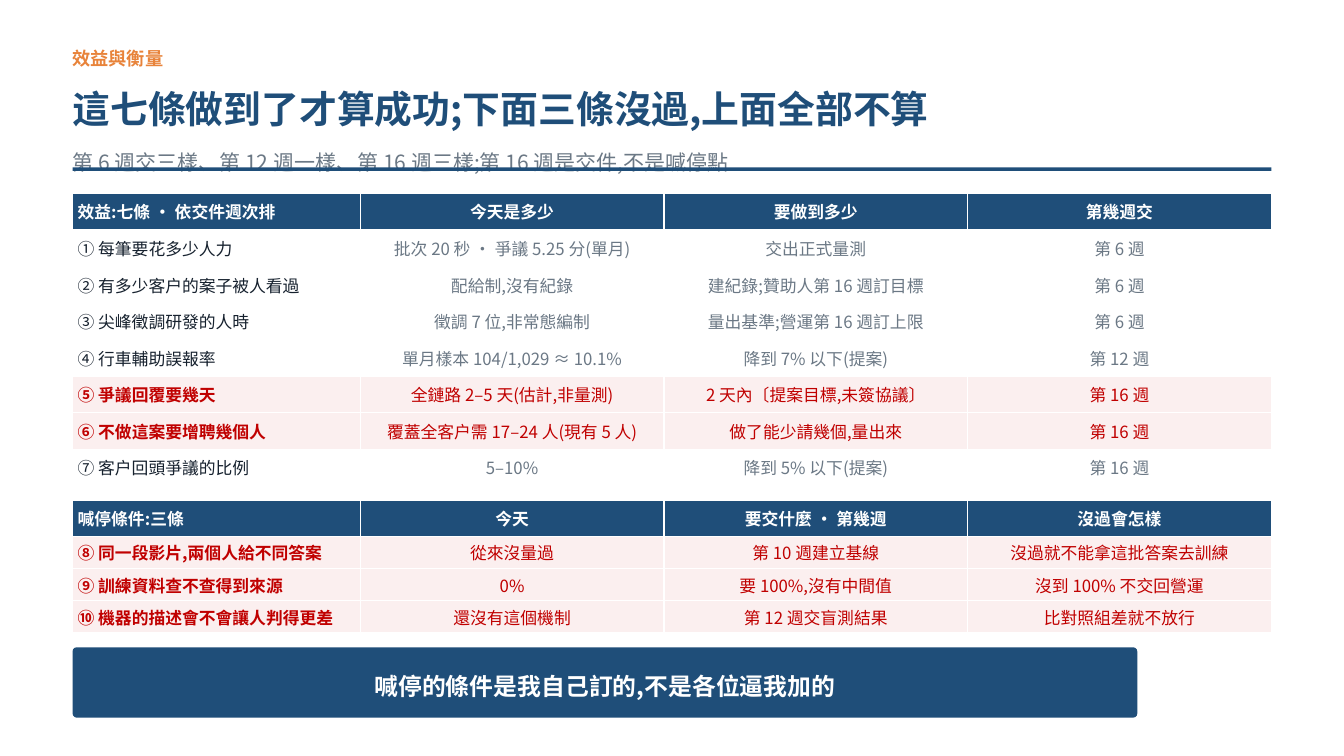
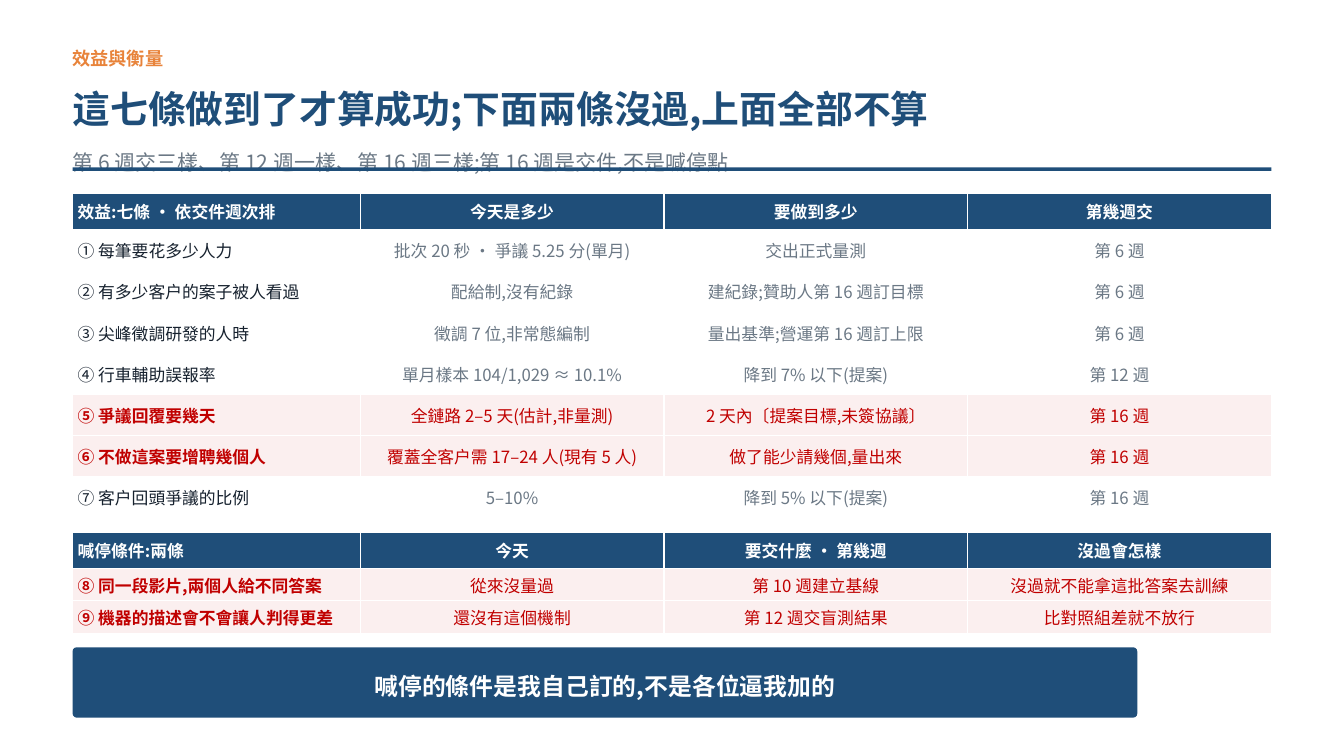
Before and after one commit to pokai-huang0828/UTS_workspace, a slide deck: slide 9 of Artificial Intelligence for Enterprises/Assessment3/Huang_26254793_421104_Assessment 3.pptx. Drawn at 1344x756 pixels with LibreOffice and Linux fonts; fonts in the diff are those of the drawing. Boxes give left, top, right and bottom in pixels: in the first picture for what was removed or moved away, otherwise in the second. Text is boxed around its words. In the diff, an @@ line names an element or a change of style, - is before the commit and + after.

```diff
--- a/Artificial Intelligence for Enterprises/Assessment3/Huang_26254793_421104_Assessment 3.pptx
+++ b/Artificial Intelligence for Enterprises/Assessment3/Huang_26254793_421104_Assessment 3.pptx
@@ text at [73,90,929,131]: text changed @@
-這七條做到了才算成功;下面三條沒過,上面全部不算
+這七條做到了才算成功;下面兩條沒過,上面全部不算
@@ table: place and size @@
-table at [73,194,1270,486]
+table at [73,194,1270,518]
@@ table at [73,532,1270,633] @@
-row 1, column 1: 喊停條件:三條
+row 1, column 1: 喊停條件:兩條
-row 3: ⑨ 訓練資料查不查得到來源 | 0% | 要 100%,沒有中間值 | 沒到 100% 不交回營運
-row 4: ⑩ 機器的描述會不會讓人判得更差 | 還沒有這個機制 | 第 12 週交盲測結果 | 比對照組差就不放行
+row 3: ⑨ 機器的描述會不會讓人判得更差 | 還沒有這個機制 | 第 12 週交盲測結果 | 比對照組差就不放行
@@ table: place and size @@
-table at [73,500,1270,633]
+table at [73,532,1270,633]
```
Also in this commit, not shown: 4 other files.
